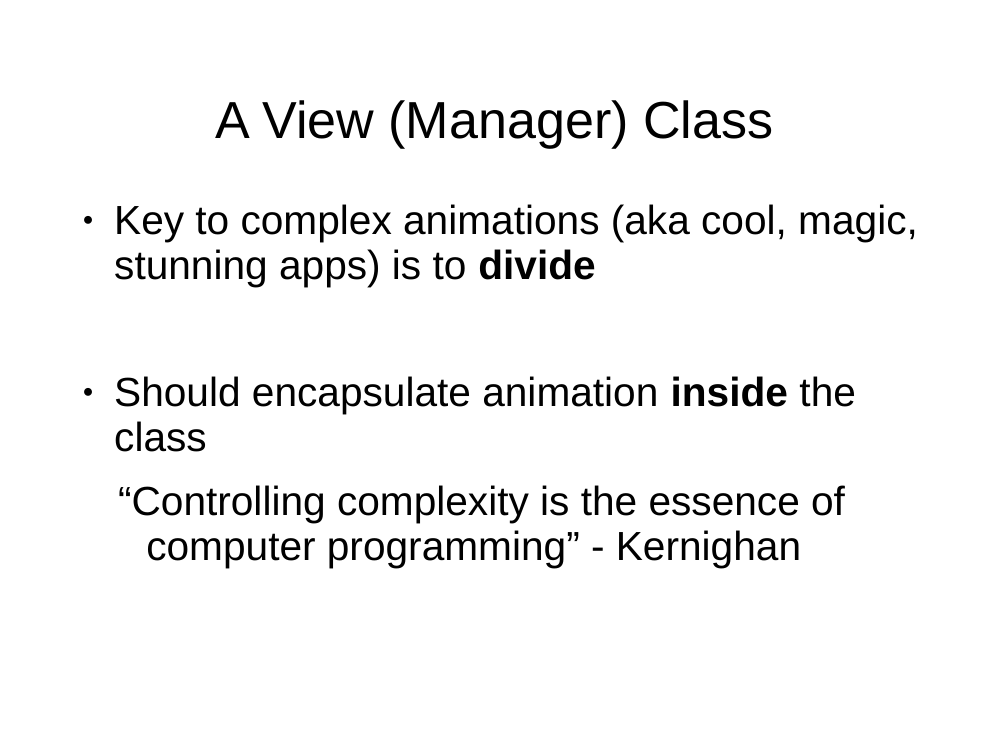
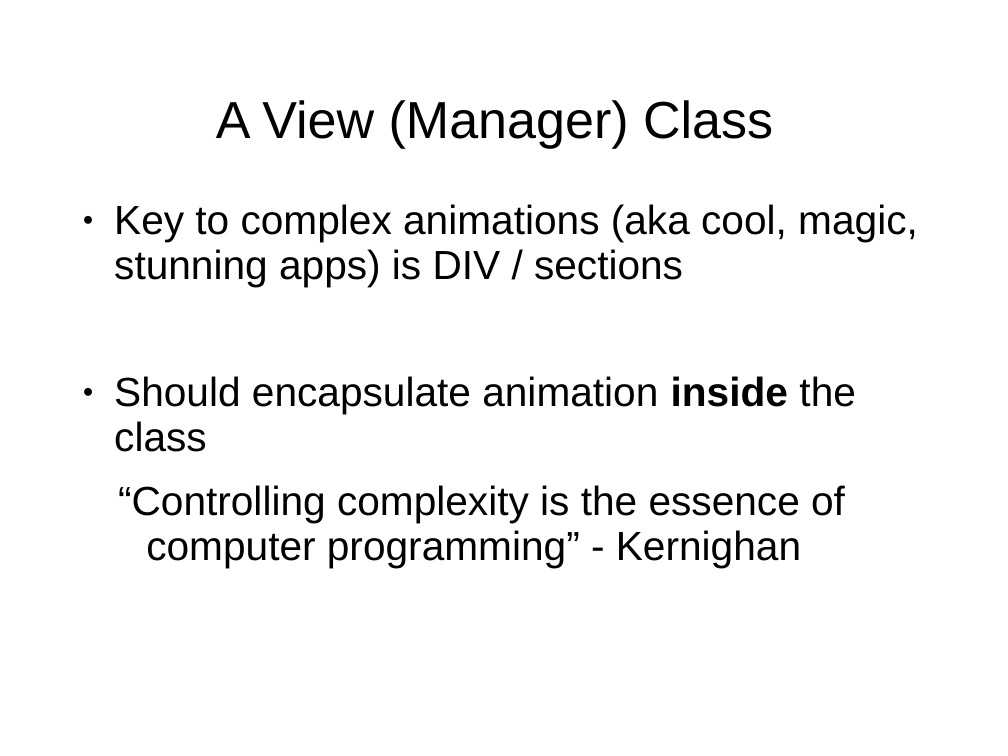
Before and after one commit to shawea/blueGrass, a slide deck: slide 4 of trainTheTrainer/2of2.odp (slide 18 before the commit). Drawn at 1008x756 pixels with LibreOffice and Linux fonts; fonts in the diff are those of the drawing; background and template pictures are left out. Boxes give left, top, right and bottom in pixels: in the first picture for what was removed or moved away, otherwise in the second. Text is boxed around its words. In the diff, an @@ line names an element or a change of style, - is before the commit and + after.

```diff
--- a/trainTheTrainer/2of2.odp
+++ b/trainTheTrainer/2of2.odp
@@ text at <box>114,204,918,287</box>: text changed @@
-● Key to complex animations (aka cool, magic, stunning apps) is to divide
+● Key to complex animations (aka cool, magic, stunning apps) is DIV / sections
```
Also in this commit, not shown: 2 other slides changed, 3 slides added, 15 slides removed, 4 other files.
